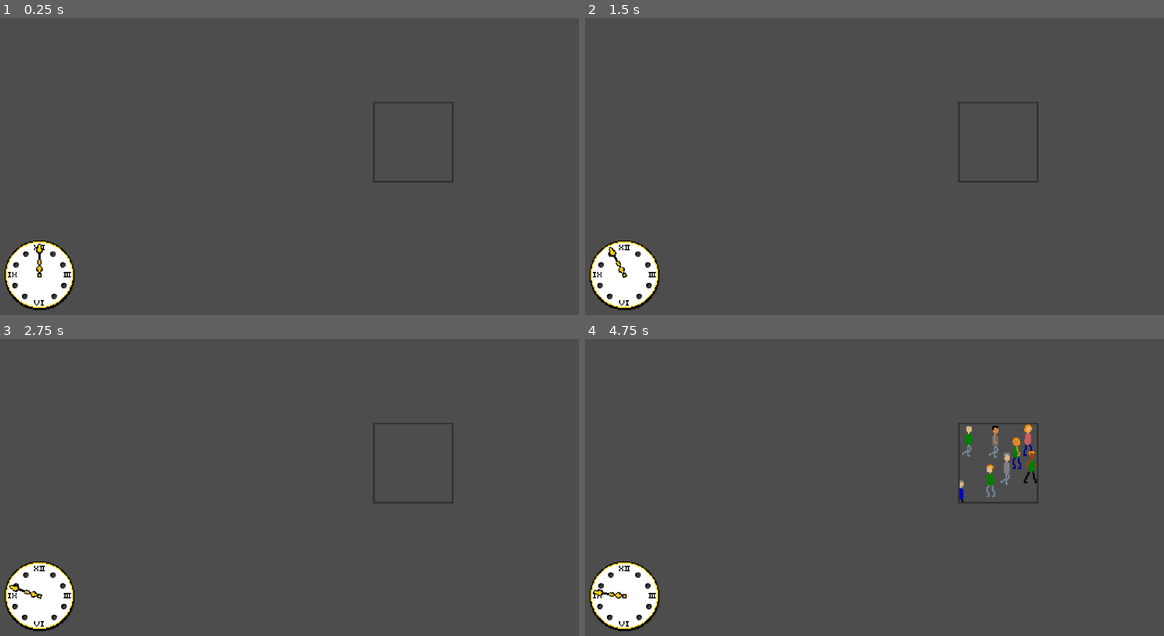
Above: before the commit, frames 1-4 (two rows, left to right).
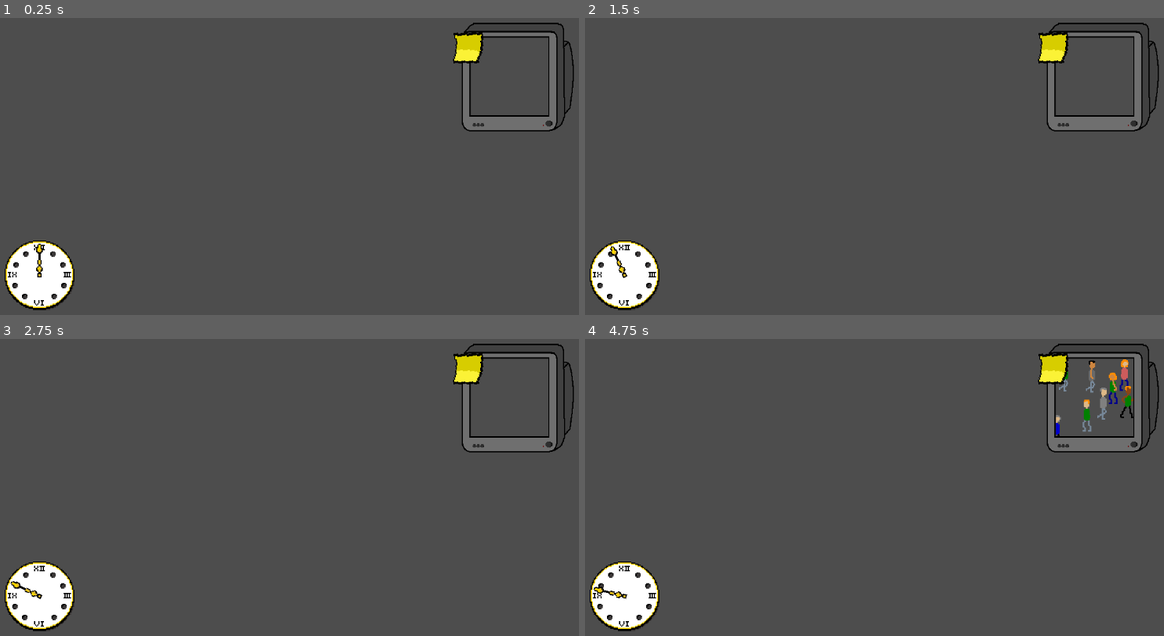
Above: after the commit, the same moments.

Repository: duckingg/GMTK-Heavenly-office
Game: Godot game, scene res://Assets/main.tscn
Two runs of this game, one before a commit and one after it. Both use one fixed random seed, a clock stepped at 60 frames per second and the inputs below.
Inputs (mouse positions are in pixels of both pictures, inside the frame that each line leads up to):
- Up to frame 1 (0.25 s): no input
- Up to frame 2 (1.5 s): tap Enter (ui_accept) at 0.5, 0.77 s; move the mouse to (1030, 124) at 0.52 s; hold Right (ui_right) 0.53-1.28 s; click (1030, 124) at 0.67 s; move the mouse to (845, 136) at 1.27 s; hold Down (ui_down) from 1.28 s (still down); click (845, 136) at 1.42 s
- Up to frame 3 (2.75 s): tap Enter (ui_accept) at 1.52 s; move the mouse to (330, 442) at 2.02 s; release Down (ui_down) at 2.03 s; hold Right (ui_right) from 2.03 s (still down); click (330, 442) at 2.17 s
- Up to frame 4 (4.75 s): move the mouse to (909, 439) at 2.77 s; release Right (ui_right) at 2.78 s; hold Up (ui_up) 2.78-3.53 s; click (909, 439) at 2.92 s; tap Enter (ui_accept) at 3.02, 3.77, 4.52 s; move the mouse to (897, 439) at 3.52 s; hold Down (ui_down) from 3.53 s (still down); click (897, 439) at 3.67 s; move the mouse to (886, 442) at 4.27 s; click (886, 442) at 4.42 s

The runs differ from the first frame. In frame 1, 2.8% of the frame differs, in the area x 64-100%, y 1-56%; in frame 2, 2.9%; in frame 3, 2.9%; in frame 4, 4.3%, in the area x 1-100%, y 1-88%.

Commit message:
Smooth camera, manager, TV and much more

Diff:
--- a/Assets/main.tscn
+++ b/Assets/main.tscn
@@ -1,49 +1,58 @@
 [gd_scene format=3 uid="uid://dt8uian6uijn"]
 
+[ext_resource type="Script" uid="uid://cu8yycm4ob648" path="res://Scripts/camera_2d.gd" id="1_2e4wo"]
 [ext_resource type="PackedScene" uid="uid://dxkokcej7bbgl" path="res://Assets/Clock.tscn" id="1_fhhcb"]
-[ext_resource type="Script" uid="uid://cgrs0bytb2hos" path="res://Scripts/panel.gd" id="1_h46cc"]
+[ext_resource type="Texture2D" uid="uid://ofqafagvqv3d" path="res://Sprites/sticker.png" id="2_m0djy"]
 [ext_resource type="PackedScene" uid="uid://dax3icskph0gg" path="res://Assets/minigame_1.tscn" id="2_yjg56"]
+[ext_resource type="Texture2D" uid="uid://c0xl53j0engtf" path="res://Sprites/TV.png" id="4_2e4wo"]
 
 [node name="Main" type="Node2D" unique_id=1996568878]
 
-[node name="Camera2D" type="Camera2D" parent="." unique_id=526821664]
-position = Vector2(-293, -167)
-zoom = Vector2(2, 2)
+[node name="Camera2D" type="Camera2D" parent="." unique_id=874507491]
+script = ExtResource("1_2e4wo")
 
-[node name="CanvasLayer" type="CanvasLayer" parent="." unique_id=1102488445]
-
-[node name="Panel" type="Panel" parent="CanvasLayer" unique_id=1707037977]
+[node name="Panel" type="Panel" parent="." unique_id=1707037977]
 texture_filter = 1
-offset_left = 700.0
-offset_top = 249.8
-offset_right = 1074.315
-offset_bottom = 623.8005
+offset_left = 296.575
+offset_top = -200.0
+offset_right = 726.9573
+offset_bottom = 235.94928
 scale = Vector2(0.395, 0.395)
 mouse_filter = 1
-script = ExtResource("1_h46cc")
 
-[node name="SubViewportContainer" type="SubViewportContainer" parent="CanvasLayer/Panel" unique_id=309560938]
+[node name="Explainer" type="Sprite2D" parent="Panel" unique_id=529548081]
+z_index = 1
+position = Vector2(4.196167e-05, 58.734165)
+rotation = -0.15707964
+scale = Vector2(5.33, 5.33)
+texture = ExtResource("2_m0djy")
+
+[node name="person_showcase" type="Sprite2D" parent="Panel/Explainer" unique_id=594674801]
+
+[node name="TV" type="Sprite2D" parent="Panel" unique_id=1959646515]
+position = Vector2(230.37988, 200.50629)
+scale = Vector2(2.592505, 2.9089587)
+texture = ExtResource("4_2e4wo")
+
+[node name="SubViewportContainer" type="SubViewportContainer" parent="Panel" unique_id=309560938]
 texture_filter = 1
 layout_mode = 0
-offset_left = 7.3149996
-offset_top = 6.0
-offset_right = 367.315
-offset_bottom = 366.0
+offset_left = 17.72145
+offset_top = 20.759499
+offset_right = 377.72144
+offset_bottom = 380.7595
 
-[node name="SubViewport" type="SubViewport" parent="CanvasLayer/Panel/SubViewportContainer" unique_id=257118176]
+[node name="SubViewport" type="SubViewport" parent="Panel/SubViewportContainer" unique_id=257118176]
 handle_input_locally = false
 canvas_item_default_texture_filter = 0
 physics_object_picking = true
 size = Vector2i(360, 360)
 render_target_update_mode = 4
 
-[node name="Minigame1" parent="CanvasLayer/Panel/SubViewportContainer/SubViewport" unique_id=1364003204 instance=ExtResource("2_yjg56")]
+[node name="Minigame1" parent="Panel/SubViewportContainer/SubViewport" unique_id=1364003204 instance=ExtResource("2_yjg56")]
 
-[node name="CanvasLayer2" type="CanvasLayer" parent="." unique_id=1708058102]
+[node name="CanvasLayer" type="CanvasLayer" parent="." unique_id=1708058102]
 
-[node name="Clock" parent="CanvasLayer2" unique_id=993132611 instance=ExtResource("1_fhhcb")]
+[node name="Clock" parent="CanvasLayer" unique_id=993132611 instance=ExtResource("1_fhhcb")]
 position = Vector2(87, 569)
 scale = Vector2(2, 2)
-
-[connection signal="mouse_entered" from="CanvasLayer/Panel" to="CanvasLayer/Panel" method="_on_mouse_entered"]
-[connection signal="mouse_exited" from="CanvasLayer/Panel" to="CanvasLayer/Panel" method="_on_mouse_exited"]
--- a/Scripts/Clock.gd
+++ b/Scripts/Clock.gd
@@ -10,6 +10,7 @@
 var second = 0
 var time = 60.0
 var game_over = false
+var paused = false
 
 var current_tween : Tween
 var editing = false
@@ -18,7 +19,7 @@
 	if editing == true:
 		second = 0.9
 
-	if editing == false:
+	if editing == false and paused == false:
 		second += delta
 
 		if second >= 1 and time > 0:
@@ -31,12 +32,19 @@
 			$BELL.play()
 			$AudioStreamPlayer.stop()
 
+
 	if Input.is_action_just_pressed("ui_up"):
 		time += 10
 		time_update("edit")
 	if Input.is_action_just_pressed("ui_down"):
 		time -= 10
 		time_update("edit")
+	if Input.is_action_just_pressed("ui_right") and paused == false:
+		paused = true
+		print (paused)
+	elif Input.is_action_just_pressed("ui_right") and paused == true:
+		paused = false
+		print (paused)
 
 func edit_time(amount):
 	time += amount
--- /dev/null
+++ b/Scripts/camera_2d.gd
@@ -0,0 +1,30 @@
+extends Camera2D
+
+var focus = false
+var focus_tween : Tween
+var OG_pos = $".".global_position
+
+func _input(event: InputEvent) -> void:
+	if event is InputEventMouseButton:
+		if event.button_index == MOUSE_BUTTON_RIGHT and event.pressed and focus == false:
+			if focus_tween:
+				focus_tween.kill()
+
+			focus_tween = create_tween()
+			focus_tween.set_trans(Tween.TRANS_SINE)
+			focus_tween.set_ease(Tween.EASE_IN_OUT)
+			focus_tween.tween_property(self, "position", get_global_mouse_position(), 0.5)
+			focus_tween.parallel()
+			focus_tween.tween_property(self, "zoom", Vector2(2,2), 0.5)
+			focus = true
+		elif event.button_index == MOUSE_BUTTON_RIGHT and event.pressed and focus == true:
+			if focus_tween:
+				focus_tween.kill()
+
+			focus_tween = create_tween()
+			focus_tween.set_trans(Tween.TRANS_SINE)
+			focus_tween.set_ease(Tween.EASE_IN_OUT)
+			focus_tween.tween_property(self, "position", OG_pos, 0.5)
+			focus_tween.parallel()
+			focus_tween.tween_property(self, "zoom", Vector2(1,1), 0.5)
+			focus = false
--- /dev/null
+++ b/Scripts/manager.gd
@@ -0,0 +1 @@
+extends Node
--- a/Scripts/panel.gd
+++ b/Scripts/panel.gd
@@ -3,6 +3,7 @@
 var hover_tween: Tween
 
 var original_scale = $".".scale
+var original_pos = $".".global_position
 
 func _on_mouse_entered() -> void:
 	if hover_tween:
--- a/project.godot
+++ b/project.godot
@@ -15,6 +15,10 @@
 config/features=PackedStringArray("4.6", "Mobile")
 config/icon="res://icon.svg"
 
+[autoload]
+
+Manager="*uid://ckr3mx1e132dj"
+
 [physics]
 
 3d/physics_engine="Jolt Physics"
Not shown, added: Scripts/camera_2d.gd.uid
Not shown, added: Scripts/manager.gd.uid
Binary file added: Sprites/TV.png
Not shown, added: Sprites/TV.png.import
Binary file added: Sprites/file opning.png
Not shown, added: Sprites/file opning.png.import
Binary file added: Sprites/sticker.aseprite
Binary file added: Sprites/sticker.png
Not shown, added: Sprites/sticker.png.import
